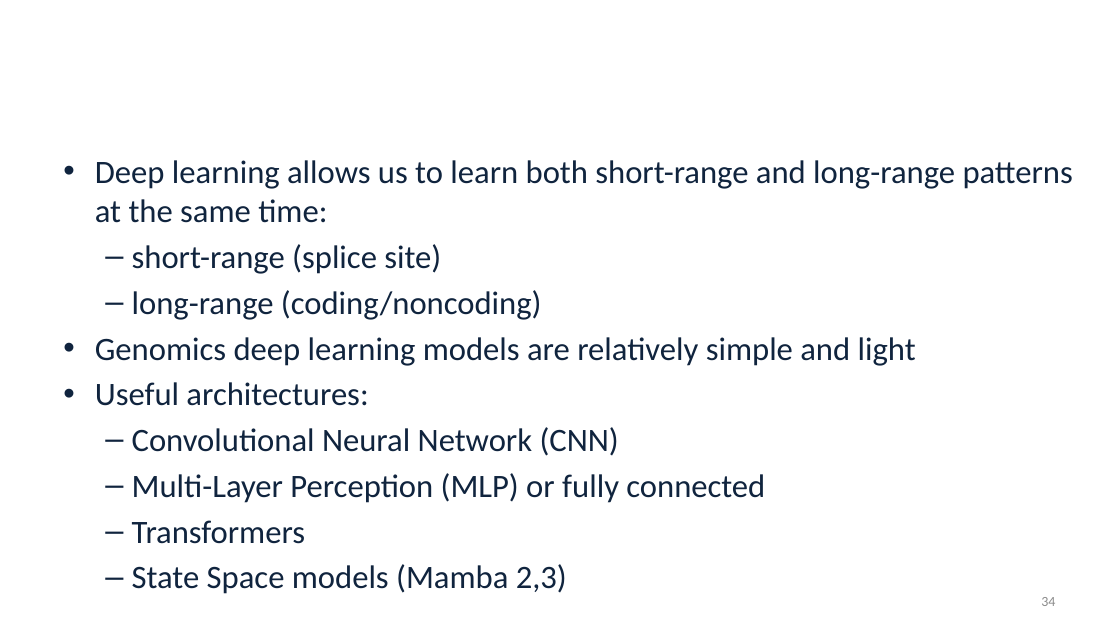
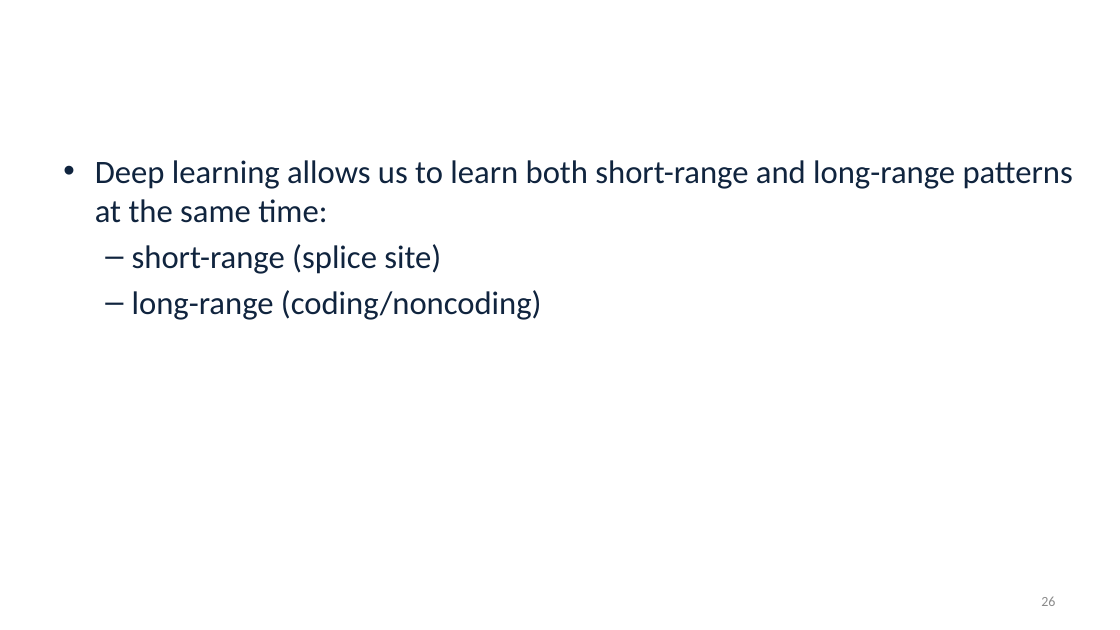
Before and after one commit to alekseyzimin/BME-Algorithms-for-Analysis-of-Genomic-Data, a slide deck: slide 26 of Lectures/Week 12 -- Viterbi Deep Learning.pptx (slide 34 before the commit). Drawn at 1120x630 pixels with LibreOffice and Linux fonts; fonts in the diff are those of the drawing; background and template pictures are left out. Boxes give left, top, right and bottom in pixels: in the first picture for what was removed or moved away, otherwise in the second. Text is boxed around its words. In the diff, an @@ line names an element or a change of style, - is before the commit and + after.

```diff
--- a/Lectures/Week 12 -- Viterbi Deep Learning.pptx
+++ b/Lectures/Week 12 -- Viterbi Deep Learning.pptx
@@ text at (x1=95, y1=337, x2=916, y2=594): paragraphs removed @@
-• Genomics deep learning models are relatively simple and light
-• Useful architectures:
-  – Convolutional Neural Network (CNN)
-  – Multi-Layer Perception (MLP) or fully connected
-  – Transformers
-  – State Space models (Mamba 2,3)
@@ page number at (x1=1041, y1=597, x2=1055, y2=606): text changed @@
-34
+26
```
Also in this commit, not shown: 21 other slides changed, 3 slides added, 11 slides removed.
